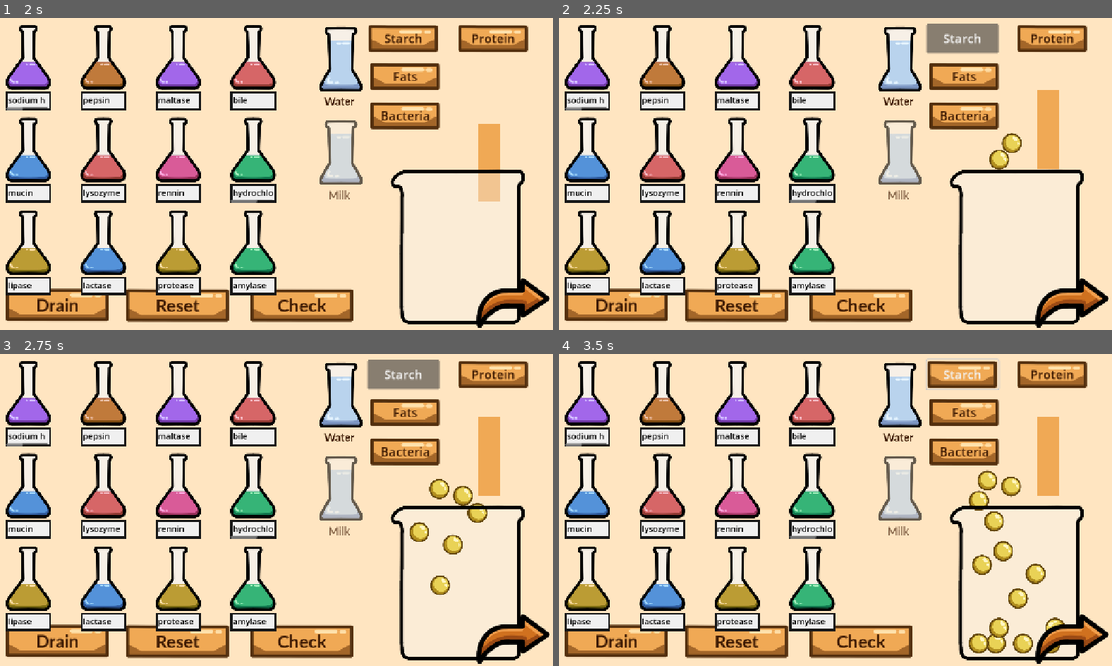
Above: before the commit, frames 1-4 (two rows, left to right).
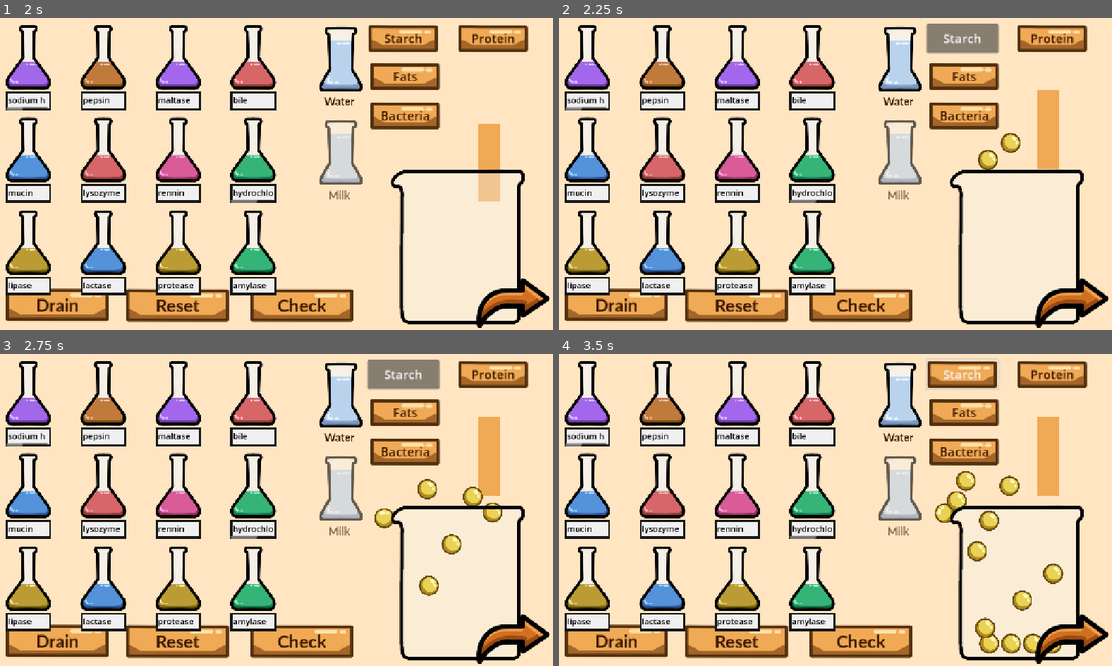
Above: after the commit, the same moments.

Repository: Fae-aof/Digestion-Junction
Game: Godot game, scene res://Digestion Track/track_level.tscn
Two runs of this game, one before a commit and one after it. Both use one fixed random seed, a clock stepped at 60 frames per second and the inputs below. This scene is started directly instead of the project's main scene.
Inputs (mouse positions are in pixels of both pictures, inside the frame that each line leads up to):
- Up to frame 1 (2 s): click "Drain" at 0.5 s; click (492, 120) at 1.25 s
- Up to frame 2 (2.25 s): click "Starch" at 2 s
- Up to frame 3 (2.75 s): no input
- Up to frame 4 (3.5 s): tap Enter at 2.75 s; move the mouse to (951, 491) at 2.77 s; hold Right from 2.78 s (still down); tap Alt at 2.85 s; click (951, 491) at 2.92 s

Frame 1 is identical in both runs. In frame 2, 0.4% of the frame differs, in the area x 75-84%, y 36-49%; in frame 3, 1.5%; in frame 4, 3.1%, in the area x 67-92%, y 37-96%.

Commit message:
Now more molecules occasionally spawn in track, added check of solutions
- up to three molecule types randomly spawn in different amounts in the digestive track
- whenever the player pours a mixture, it displays which components are correct by changing the text colour
- "all done" is added when the player adds all the solutions needed

Diff:
--- a/digestion-junction/Digestion Track/Resources/track_molecules.tres
+++ b/digestion-junction/Digestion Track/Resources/track_molecules.tres
@@ -3,11 +3,19 @@
 [ext_resource type="PackedScene" uid="uid://b5tw7q72jl324" path="res://Nutrients/Starch.tscn" id="1_qcfym"]
 [ext_resource type="PackedScene" uid="uid://d1tamq3kgnvad" path="res://Nutrients/Protein.tscn" id="2_r2747"]
 [ext_resource type="Script" uid="uid://d1agw78g2qkh1" path="res://Digestion Track/Resources/Molecule List.gd" id="3_7g1nx"]
+[ext_resource type="PackedScene" uid="uid://ks78l4ayng74" path="res://Nutrients/Bacteria.tscn" id="3_eikek"]
+[ext_resource type="PackedScene" uid="uid://cn8ju2mvij2b" path="res://Nutrients/Fats.tscn" id="4_eo0fp"]
+[ext_resource type="PackedScene" uid="uid://6ug4wecp7c7o" path="res://Nutrients/Casein.tscn" id="5_k7yct"]
+[ext_resource type="PackedScene" uid="uid://busa55go2t2g4" path="res://Nutrients/Lactose.tscn" id="6_pcw0s"]
 
 [resource]
 script = ExtResource("3_7g1nx")
 molecule_dict = Dictionary[PackedScene, int]({
-ExtResource("1_qcfym"): 8,
-ExtResource("2_r2747"): 10
+ExtResource("1_qcfym"): 6,
+ExtResource("2_r2747"): 6,
+ExtResource("3_eikek"): 4,
+ExtResource("4_eo0fp"): 6,
+ExtResource("5_k7yct"): 5,
+ExtResource("6_pcw0s"): 3
 })
 metadata/_custom_type_script = "uid://d1agw78g2qkh1"
--- a/digestion-junction/Digestion Track/track_level.gd
+++ b/digestion-junction/Digestion Track/track_level.gd
@@ -4,6 +4,12 @@
 @onready var camera: Camera2D = $Camera2D
 @onready var mixed_scene = preload("res://Solution Making/mixed_solution.tscn")
 @onready var solution_marker: Marker2D = $"Solution Marker"
+@onready var label: RichTextLabel = $"Components List/MarginContainer/Label"
+
+var answers = ["mucin", "water", "amylase", "lysozyme"]
+var correct = []
+var done_count = 0
+
 
 func _on_to_track_pressed() -> void:
 	var tween = create_tween()
@@ -15,7 +21,25 @@
 
 
 func _on_pour_solution_pressed() -> void:
-	add_solution(solution_maker.components)
+	var incorrect = solution_maker.components.duplicate()
+	for i in solution_maker.components:
+		if answers.has(i):
+			incorrect.erase(i)
+			if !correct.has(i):
+				correct.append(i)
+				done_count += 1
+	add_solution(correct)
+	label.text = ""
+	for i in correct:
+		label.push_color("196b00")
+		label.append_text(i + "\n")
+	for i in incorrect:
+		label.push_color("6b0000")
+		label.append_text(i + "\n")
+	if done_count == answers.size():
+		label.push_font_size(40)
+		label.push_color("196b00")
+		label.append_text("All Done!")
 
 func add_solution(components : Array):
 	var new_solution = mixed_scene.instantiate()
--- a/digestion-junction/Digestion Track/track_level.tscn
+++ b/digestion-junction/Digestion Track/track_level.tscn
@@ -8,6 +8,8 @@
 [ext_resource type="PackedScene" uid="uid://co71wxdgxlkv" path="res://Spawner/spawner.tscn" id="6_44aes"]
 [ext_resource type="Script" uid="uid://chscomoh11xkm" path="res://Digestion Track/track_spawner.gd" id="7_44aes"]
 [ext_resource type="Resource" uid="uid://c0fi0s4rej8pk" path="res://Digestion Track/Resources/track_molecules.tres" id="8_nf48s"]
+[ext_resource type="StyleBox" uid="uid://dxe7ss00688x1" path="res://Styleboxes/Button Orange.tres" id="9_bjocj"]
+[ext_resource type="FontFile" uid="uid://7plxl34vckcd" path="res://Fonts/Lato-Bold.ttf" id="10_hoved"]
 
 [sub_resource type="StyleBoxFlat" id="StyleBoxFlat_1vivr"]
 bg_color = Color(1, 0.8980392, 0.75686276, 1)
@@ -63,16 +65,49 @@
 [node name="Camera2D" type="Camera2D" parent="." unique_id=529686251]
 anchor_mode = 0
 
+[node name="Solution Marker" type="Marker2D" parent="." unique_id=785830186]
+position = Vector2(1899, 650)
+scale = Vector2(1.5875236, 1.5875236)
+
 [node name="Container" parent="." unique_id=1660461192 instance=ExtResource("5_fe8wv")]
-position = Vector2(1893, 300)
-
-[node name="Solution Marker" type="Marker2D" parent="." unique_id=785830186]
-position = Vector2(1899, 438)
+position = Vector2(1893, 434)
+scale = Vector2(1.5875236, 1.5875236)
 
 [node name="Spawner" parent="." unique_id=261790585 instance=ExtResource("6_44aes")]
-position = Vector2(1886, 55)
+position = Vector2(1886, 105)
 script = ExtResource("7_44aes")
 molecule_list = ExtResource("8_nf48s")
+
+[node name="Components List" type="Panel" parent="." unique_id=2067161380]
+anchors_preset = 1
+anchor_left = 1.0
+anchor_right = 1.0
+offset_left = 887.0
+offset_top = 74.0
+offset_right = 1178.0
+offset_bottom = 479.0
+grow_horizontal = 0
+theme_override_styles/panel = ExtResource("9_bjocj")
+
+[node name="MarginContainer" type="MarginContainer" parent="Components List" unique_id=673415522]
+layout_mode = 1
+anchors_preset = 15
+anchor_right = 1.0
+anchor_bottom = 1.0
+grow_horizontal = 2
+grow_vertical = 2
+theme_override_constants/margin_left = 20
+theme_override_constants/margin_top = 20
+theme_override_constants/margin_right = 20
+theme_override_constants/margin_bottom = 20
+
+[node name="Label" type="RichTextLabel" parent="Components List/MarginContainer" unique_id=1077380256]
+layout_mode = 2
+theme_override_colors/default_color = Color(0.42, 0, 0, 1)
+theme_override_fonts/normal_font = ExtResource("10_hoved")
+theme_override_font_sizes/normal_font_size = 24
+bbcode_enabled = true
+autowrap_mode = 2
 
 [connection signal="pressed" from="To Track" to="." method="_on_to_track_pressed"]
 [connection signal="pressed" from="Pour Solution" to="." method="_on_pour_solution_pressed"]
--- a/digestion-junction/Digestion Track/track_spawner.gd
+++ b/digestion-junction/Digestion Track/track_spawner.gd
@@ -7,6 +7,9 @@
 var x
 var y
 
+var dict
+
+var time = 0
 
 # Called when the node enters the scene tree for the first time.
 func _ready() -> void:
@@ -14,11 +17,25 @@
 	y = bottom_right.position.y
 	bottom_right.queue_free()
 	top_left.queue_free()
-	var dict = molecule_list.molecule_dict
+	dict = molecule_list.molecule_dict
 	for i in dict:
 		for h in dict[i]:
 			var nutrient = i.instantiate()
 			nutrient.global_position = Vector2(randf_range(-x, x), randf_range(-y, y))
+			nutrient.min_time + 15
+			nutrient.max_time + 25
+			add_child(nutrient)
 
-			add_child(nutrient)
-			await get_tree().create_timer(0.08).timeout
+
+func _process(delta: float) -> void:
+	time += delta
+	if time > 5:
+		for i in 3:
+			var slot = randi_range(0, 4)
+			for h in randi_range(0, dict.values()[slot]):
+				var nutrient = dict.keys()[slot].instantiate()
+				nutrient.global_position = Vector2(randf_range(-x, x), randf_range(-y, y))
+				nutrient.min_time + 15
+				nutrient.max_time + 25
+				add_child(nutrient)
+		time = 0
--- a/digestion-junction/Nutrients/Casein.tscn
+++ b/digestion-junction/Nutrients/Casein.tscn
@@ -1,5 +1,6 @@
 [gd_scene format=3 uid="uid://6ug4wecp7c7o"]
 
+[ext_resource type="Script" uid="uid://dawbk2qxlgih2" path="res://Nutrients/Nutrient.gd" id="1_ae5f1"]
 [ext_resource type="Texture2D" uid="uid://c3aqf3x6jet74" path="res://Milestone 1 Sprites/rotating_orbs.png" id="3_01yo4"]
 
 [sub_resource type="AtlasTexture" id="AtlasTexture_ulbsa"]
@@ -42,6 +43,7 @@
 radius = 15.033297
 
 [node name="Casein" type="RigidBody2D" unique_id=521101774 groups=["casein"]]
+script = ExtResource("1_ae5f1")
 
 [node name="AnimatedSprite2D" type="AnimatedSprite2D" parent="." unique_id=1397026834]
 scale = Vector2(1.42, 1.42)
--- a/digestion-junction/Nutrients/bacteria.gd
+++ b/digestion-junction/Nutrients/bacteria.gd
@@ -1,10 +1,16 @@
 extends RigidBody2D
 
 @onready var animation: AnimatedSprite2D = $AnimatedSprite2D
+@export var min_time : float = 1.5
+@export var max_time : float = 3
+
+
+func _ready() -> void:
+	animation.play("Molecule")
 
 # Called when the node enters the scene tree for the first time.
 func break_down():
-	await get_tree().create_timer(randf_range(1.5, 3)).timeout
+	await get_tree().create_timer(randf_range(min_time, max_time)).timeout
 	var decay_time = randf_range(1.5, 3.5)
 	var tween = create_tween()
 	tween.tween_property(animation, "modulate:a", 0.1, decay_time)
--- a/digestion-junction/Solution Making/mixed_solution.tscn
+++ b/digestion-junction/Solution Making/mixed_solution.tscn
@@ -7,7 +7,7 @@
 size = Vector2(255, 253)
 
 [node name="Solution" type="Sprite2D" unique_id=1068114312]
-modulate = Color(0.12156863, 0.32941177, 1, 0.3254902)
+modulate = Color(0.63745415, 0.7534121, 1, 1)
 scale = Vector2(1, 0.05)
 texture = ExtResource("1_0n77d")
 script = ExtResource("2_0n77d")
--- a/digestion-junction/Spawner/spawner.tscn
+++ b/digestion-junction/Spawner/spawner.tscn
@@ -9,4 +9,4 @@
 position = Vector2(-82, -26)
 
 [node name="Bottom_Right" type="Marker2D" parent="." unique_id=41511551]
-position = Vector2(90, 16)
+position = Vector2(161, 17)
